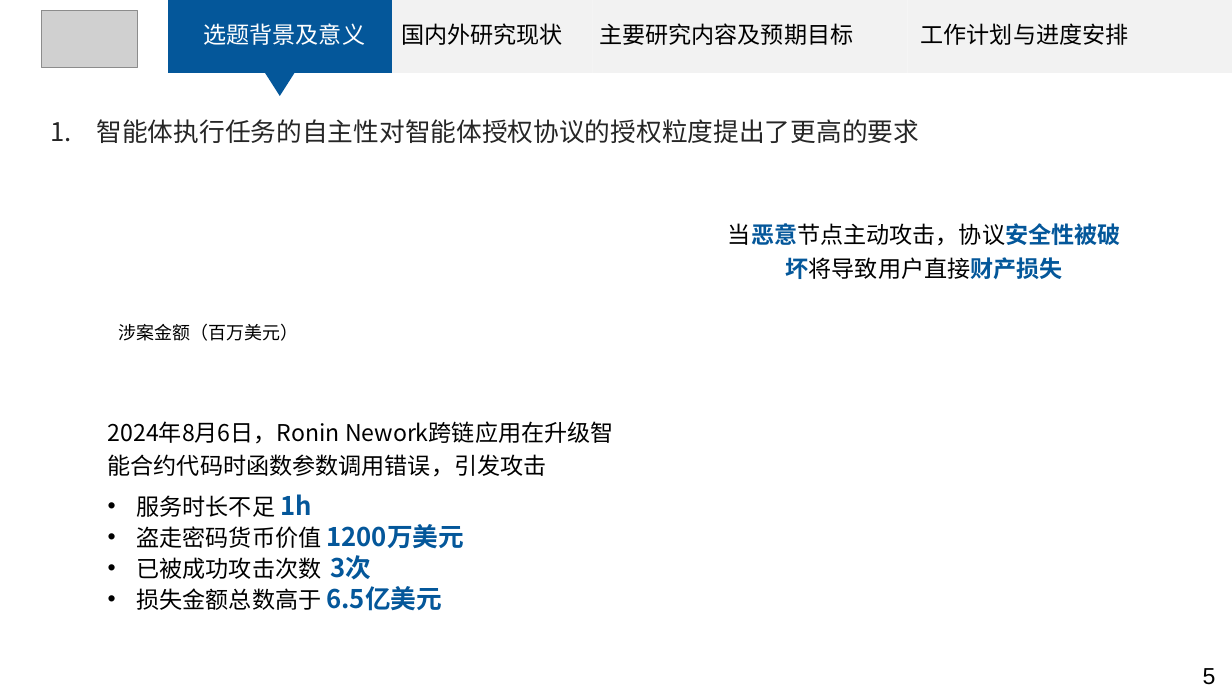
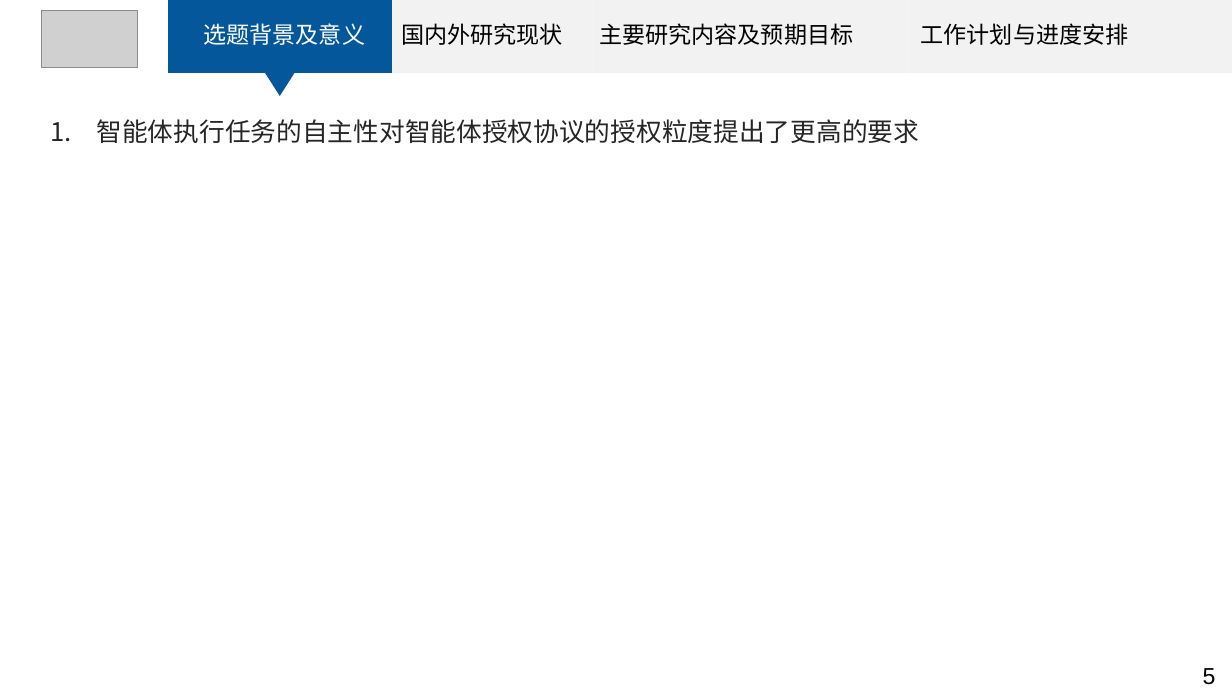
Before and after one commit to tiaxiaoer/Graduate-Paper, a slide deck: slide 9 of Graduate-Paper/Proposal/开题答辩ppt-袁伟奇.pptx (slide 7 before the commit). Drawn at 1232x693 pixels with LibreOffice and Linux fonts; fonts in the diff are those of the drawing; grey boxes stand for pictures. Boxes give left, top, right and bottom in pixels: in the first picture for what was removed or moved away, otherwise in the second. Text is boxed around its words. In the diff, an @@ line names an element or a change of style, - is before the commit and + after.

```diff
--- a/Graduate-Paper/Proposal/开题答辩ppt-袁伟奇.pptx
+++ b/Graduate-Paper/Proposal/开题答辩ppt-袁伟奇.pptx
@@ text removed at (728, 223, 1121, 279) @@
-当恶意节点主动攻击，协议安全性被破坏将导致用户直接财产损失
@@ text removed at (118, 323, 298, 341) @@
-涉案金额（百万美元）
@@ text removed at (108, 421, 547, 477) @@
-2024年8月6日，Ronin Nework跨链应用在升级智能合约代码时函数参数调用错误，引发攻击
@@ text removed at (137, 494, 464, 611) @@
-• 服务时长不足 1h
-• 盗走密码货币价值 1200万美元
-• 已被成功攻击次数 3次
-• 损失金额总数高于 6.5亿美元
```
Also in this commit, not shown: 2 other slides changed, 10 slides added, 47 other files.
